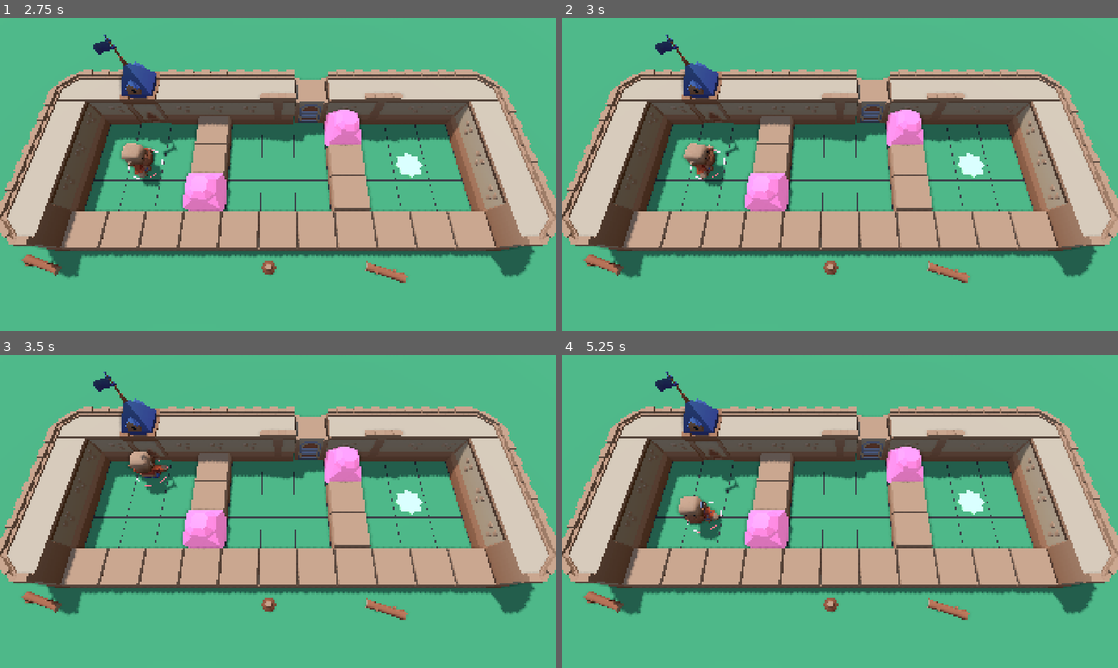
Above: before the commit, frames 1-4 (two rows, left to right).
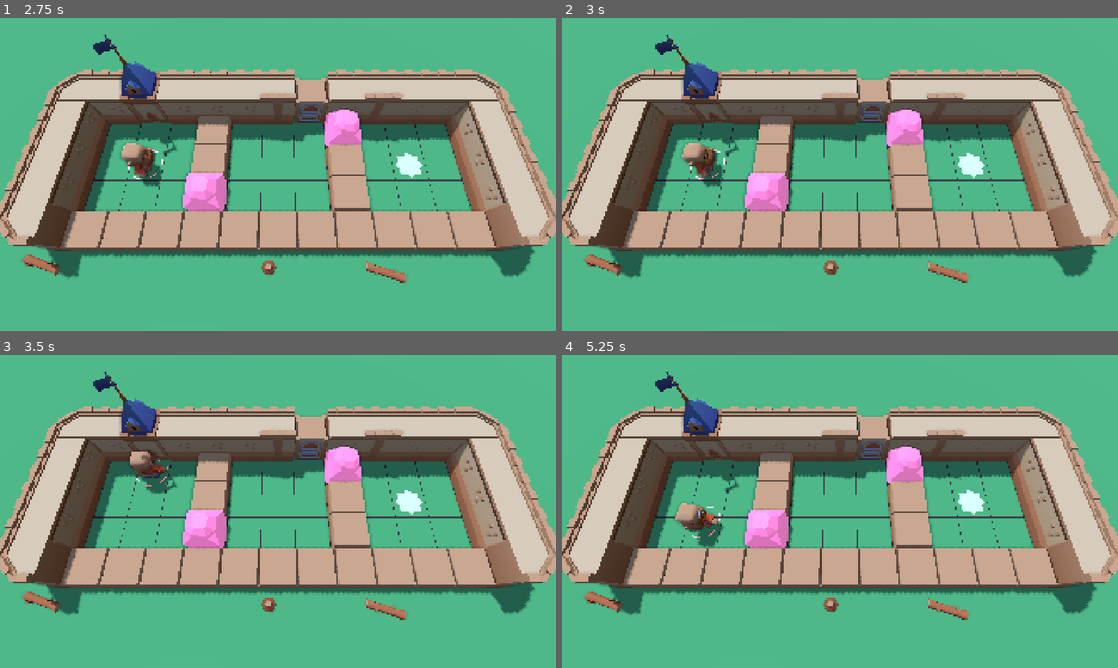
Above: after the commit, the same moments.

Repository: ggestein/jigsaw-of-the-sinking-star
Game: Godot game, scene res://scenes/main_game_entry.tscn
Two runs of this game, one before a commit and one after it. Both use one fixed random seed, a clock stepped at 60 frames per second and the inputs below.
Inputs:
- Up to frame 1 (2.75 s): tap Enter at 0.5 s; hold D 0.53-1.28 s; tap R at 0.6, 2.3 s; tap Z at 0.8, 1.35 s; tap Space at 1.25 s; hold S 1.28-2.03 s; tap C at 1.55, 2.1 s; hold D from 2.03 s (still down)
- Up to frame 2 (3 s): release D at 2.78 s; hold W from 2.78 s (still down); tap R at 2.85 s
- Up to frame 3 (3.5 s): keep holding W; tap Z at 3.05 s
- Up to frame 4 (5.25 s): release W at 3.53 s; hold A 3.53-5.03 s; tap Z at 3.6 s; tap C at 3.8, 4.35 s; tap R at 4.55 s; hold S from 5.03 s (still down); tap F at 5.1 s

Frame 1 is identical in both runs. In frame 2, 0.2% of the frame differs, in the area x 21-30%, y 40-55%; in frame 3, less than 0.1%; in frame 4, 0.7%, in the area x 20-29%, y 45-62%.

Commit message:
add continuous moving when keep pressing WASD

Diff:
--- a/scripts/main_game.gd
+++ b/scripts/main_game.gd
@@ -320,6 +320,7 @@
 	won = WinProcess.new()
 	won.win_base_ticks = Time.get_ticks_usec()
 	won.win_camera_base_pos = main_camera.position
+	player_input_queue.clear()
 
 func append_cmd(cmd):
 	cmd_queue.append(cmd)
@@ -371,6 +372,26 @@
 		elif target_node_3d is Character:
 			var chr := target_node_3d as Character
 			var cur_need_stop := need_stop
+			# if the character has pending input that will trigger continuous move
+			# then keep playing moving animation
+			if cur_need_stop:
+				var cur_state := current_game_instance.history_states[len(current_game_instance.history_states) - 1]
+				if \
+					entry.type == 1 and entry.idx == cur_state.current_character_index and \
+					len(cmd_queue) <= 1 and \
+					won == null:
+					if Input.is_key_pressed(KEY_W):
+						actual_apply_input(KEY_W)
+						cur_need_stop = false
+					elif Input.is_key_pressed(KEY_D):
+						actual_apply_input(KEY_D)
+						cur_need_stop = false
+					elif Input.is_key_pressed(KEY_S):
+						actual_apply_input(KEY_S)
+						cur_need_stop = false
+					elif Input.is_key_pressed(KEY_A):
+						actual_apply_input(KEY_A)
+						cur_need_stop = false
 			# if the character is still moving in pending command, then keep play moving animation
 			if cur_need_stop:
 				var pending_cmd = null if len(cmd_queue) < 2 else cmd_queue[1]
@@ -407,6 +428,7 @@
 		var ratio = min(1.0, cmd.current_time / cmd.total_time)
 		ratio = (0.25 - pow((ratio - 0.5), 2)) * 1.1
 		node.position = lerp(cmd_blocked.from_pos, cmd_blocked.to_pos, ratio)
+		node.set_is_moving(false)
 	return cmd.current_time - cmd.total_time
 
 func process_cmds(dt: float) -> void:
@@ -430,7 +452,8 @@
 	if len(waiting_move_entries) > 0:
 		var cmd_move := CmdNormalMove.new()
 		cmd_move.current_time = 0.0
-		cmd_move.total_time = 0.7 if waiting_move_is_push else 0.4
+		cmd_move.total_time = 0.5 if waiting_move_is_push else 0.3
+		print("cmd_move.total_time == %f" % cmd_move.total_time)
 		cmd_move.move_entries = waiting_move_entries
 		append_cmd(cmd_move)
 
@@ -458,6 +481,23 @@
 		return Time.get_ticks_usec() - won.win_base_ticks
 	return -1
 
+func actual_apply_input(k: Key):
+	printt("actual_apply_input:", k)
+	if k == KEY_W:
+		player_input_queue.append(CoreGameplay.PlayerInput.MOVE_UP)
+	elif k == KEY_D:
+		player_input_queue.append(CoreGameplay.PlayerInput.MOVE_RIGHT)
+	elif k == KEY_S:
+		player_input_queue.append(CoreGameplay.PlayerInput.MOVE_DOWN)
+	elif k == KEY_A:
+		player_input_queue.append(CoreGameplay.PlayerInput.MOVE_LEFT)
+	elif k == KEY_R:
+		player_input_queue.append(CoreGameplay.PlayerInput.RESET)
+	elif k == KEY_Z:
+		player_input_queue.append(CoreGameplay.PlayerInput.REWIND)
+	elif k == KEY_C:
+		player_input_queue.append(CoreGameplay.PlayerInput.SWITCH)
+
 func main_game_input(evt: InputEvent):
 	if current_game_instance == null or won:
 		return
@@ -466,20 +506,7 @@
 			return
 		var evt_key: InputEventKey = evt as InputEventKey
 		if evt_key.is_pressed() and not evt_key.is_echo():
-			if evt_key.keycode == KEY_W:
-				player_input_queue.append(CoreGameplay.PlayerInput.MOVE_UP)
-			elif evt_key.keycode == KEY_D:
-				player_input_queue.append(CoreGameplay.PlayerInput.MOVE_RIGHT)
-			elif evt_key.keycode == KEY_S:
-				player_input_queue.append(CoreGameplay.PlayerInput.MOVE_DOWN)
-			elif evt_key.keycode == KEY_A:
-				player_input_queue.append(CoreGameplay.PlayerInput.MOVE_LEFT)
-			elif evt_key.keycode == KEY_R:
-				player_input_queue.append(CoreGameplay.PlayerInput.RESET)
-			elif evt_key.keycode == KEY_Z:
-				player_input_queue.append(CoreGameplay.PlayerInput.REWIND)
-			elif evt_key.keycode == KEY_C:
-				player_input_queue.append(CoreGameplay.PlayerInput.SWITCH)
+			actual_apply_input(evt_key.keycode)
 
 func clearup():
 	for child_idx in range(0, get_child_count()):
